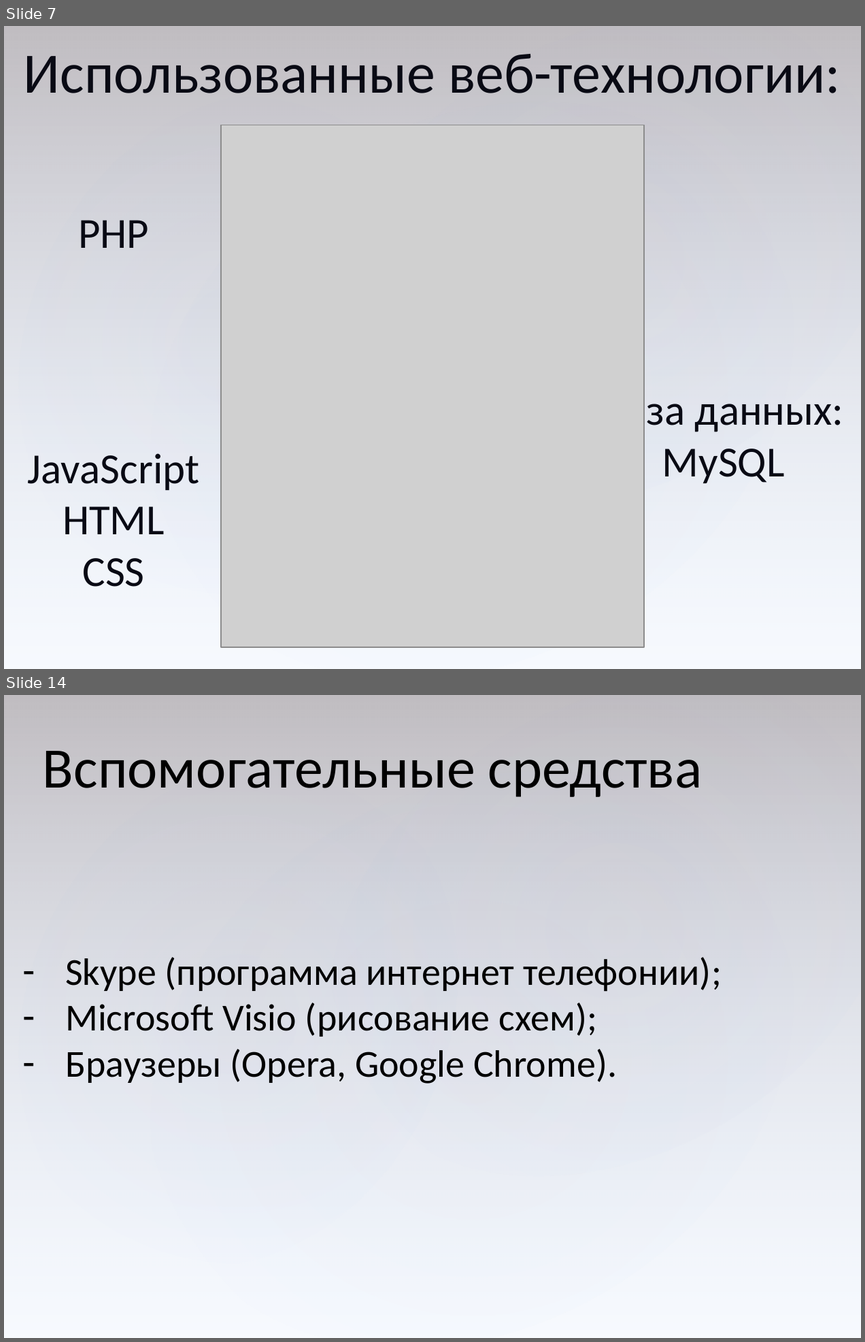
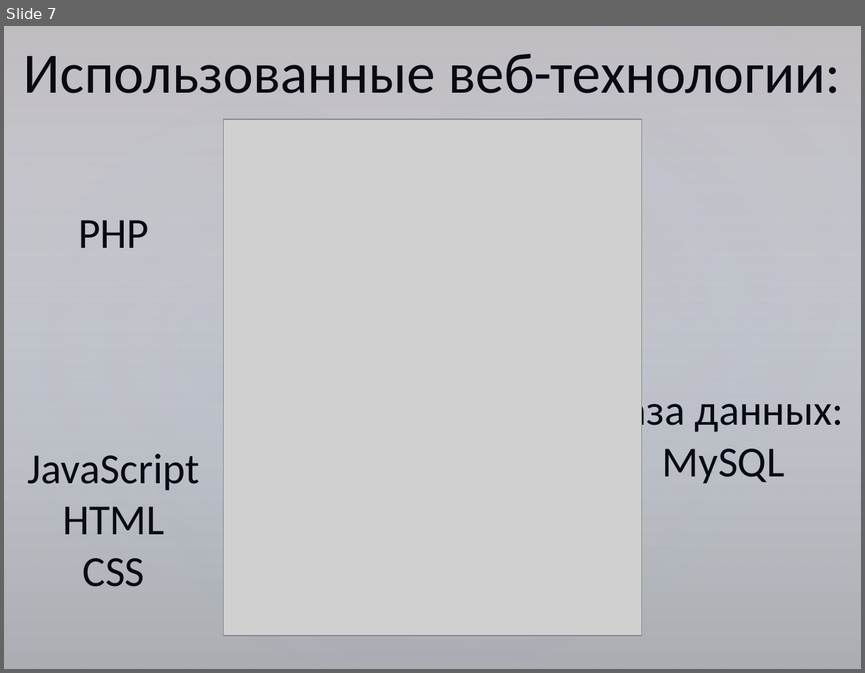
Before and after one commit to serpikovs/in40, a slide deck: !docs/common.pptx. Shown one above the other, each under a label of ours: slides 7 and 14 before the commit, slide 7 after it; the slides between them are not shown. The pictures are 865x1342 and 865x673 pixels, drawn with LibreOffice and Linux fonts; fonts in the diff are those of the drawing; grey boxes stand for pictures. Boxes give left, top, right and bottom in pixels: in the first picture for what was removed or moved away, otherwise in the second. Text is boxed around its words. In the diff, an @@ line names an element or a change of style, - is before the commit and + after.

```diff
--- a/!docs/common.pptx
+++ b/!docs/common.pptx
@@ slide 14 removed at (4, 695, 861, 1338), background #FFFFFF; not listed: 4 template elements that a slide beside it also shows @@
@@ text removed at (43, 751, 702, 797) @@
-Вспомогательные средства
@@ text removed at (65, 957, 722, 1083) @@
-– Skype (программа интернет телефонии);
-– Microsoft Visio (рисование схем);
-– Браузеры (Opera, Google Chrome).
@@ slide 7 changed as well @@
@@ background #FFFFFF to gradient #FFFFFF to #ABABAB @@
@@ picture: place and size @@
-picture at (221, 125, 644, 646)
+picture at (224, 119, 641, 635)
```
Also in this commit, not shown: 20 other slides changed, 1 slide added, 6 other slides removed.
